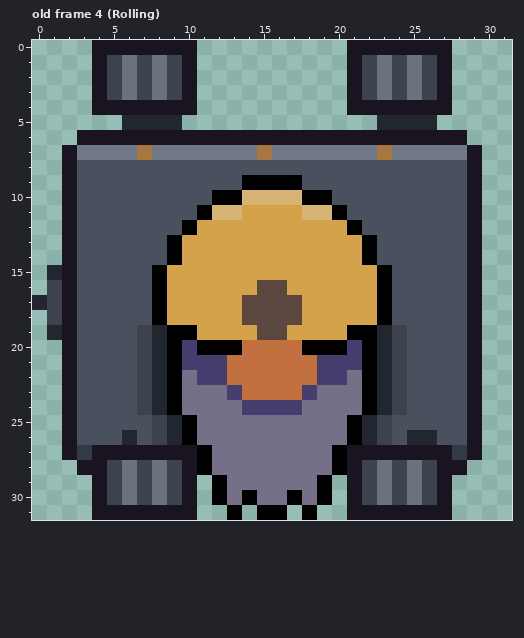
One commit to this pixel-art file: Assets/Graphics/gnome_mine_cart.aseprite. That is the earlier state.
32x32 pixels, 4 frames. Shown: old frame 4 (Rolling).
The same view after the edit:
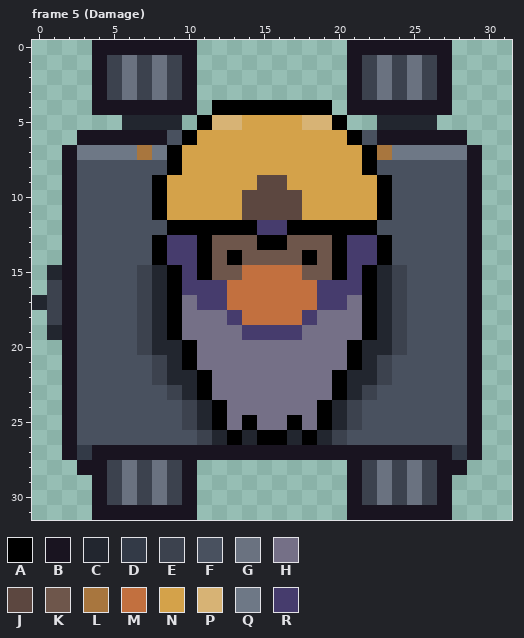
Palette (. is transparent): A #000000  B #191420  C #22262f  D #333a47  E #3c424e  F #49515f  G #6a7280  H #757087  J #5c4740  K #6e564b  L #a8763e  M #c2703f  N #d4a24a  P #d7b375  Q #6e7886  R #463c6d
A new or re-ordered frame is compared with the old frame closest to it.
Difference:
frames 4 -> 5
Changed rows in their new state; - is an unchanged pixel.
Frame 5 (Damage) is new; against old frame 4 (Rolling):
first column x 6:
 4 ------AAAAAAAA-------
 5 -----APPNNNNPPA------
 6 ---FANNNNNNNNNNAF----
 7 ---ANNNNNNNNNNNNA----
 8 ---ANNNNNNNNNNNNA----
 9 --ANNNNNNJJNNNNNNA---
10 --ANNNNNJJJJNNNNNA---
11 --ANNNNNJJJJNNNNNA---
12 ---A-AAAARRAAAA-A----
13 --ARRAKKKAAKKKARRA---
14 --ARRAKAKKKKAKARRA---
15 -ECARAKKMMMMKKARACE--
16 -ECARRRMMMMMMRRRACE--
17 -ECAHRRMMMMMMRRHACE--
18 -ECAHHHRMMMMRHHHACE--
19 ----HHHHRRRRHHHH-----
20 ---CAHHHHHHHHHHAC----
21 -FECAHHHHHHHHHHACEF--
22 -FECCAHHHHHHHHACCEF--
23 -FFECA-HHHHHH-ACEFF--
24 -FFFECA-HHHH-ACEFFF--
25 --FFECA-A--A-ACEFF---
26 F-FFFECACAACACEFFF-FF
27 -----BBBBBBBBBB------
28 -----..........------
29 ------........-------
30 ------........-------
31 -------.-..-.--------
Boxes around the changes in both pictures, in picture pixels (x1, y1, x2, y2):
changed: (122, 100, 437, 520)
